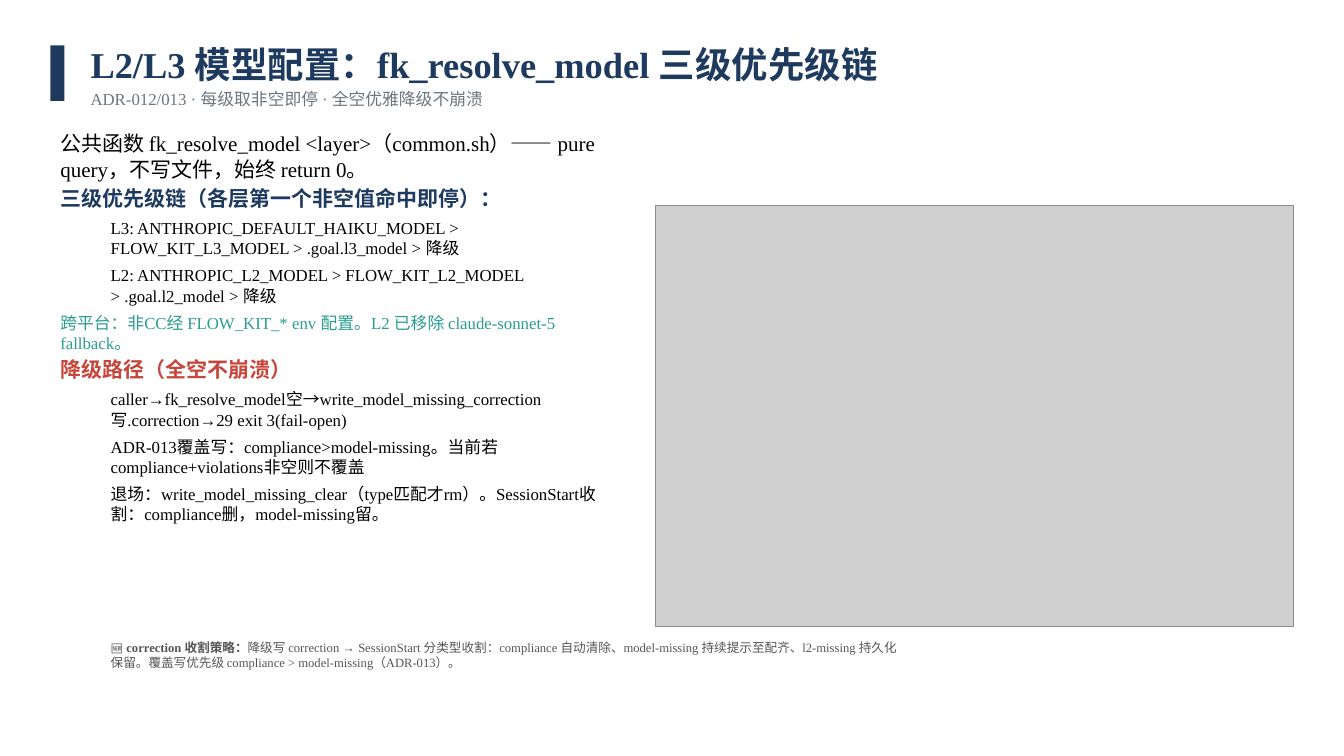
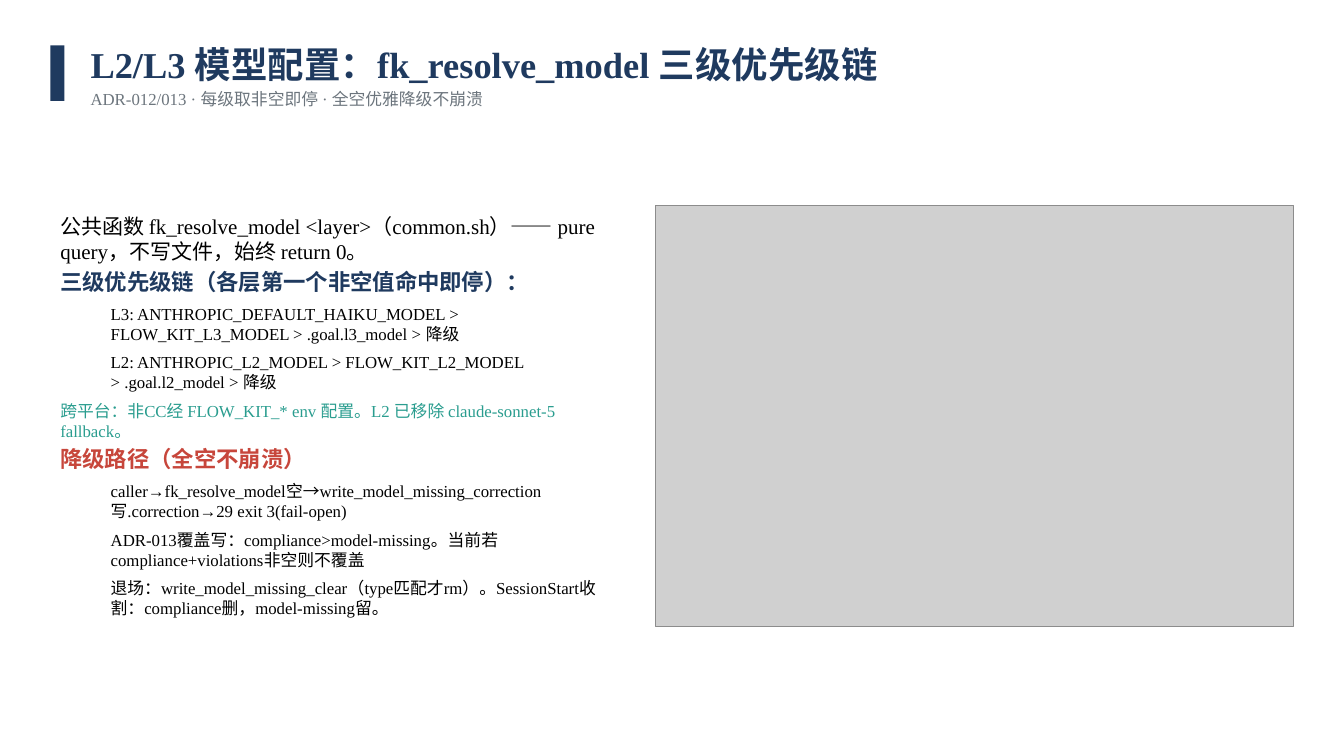
Before and after one commit to Hellrabb/flow-kit, a slide deck: slide 15 of flow-kit-技术设计.pptx. Drawn at 1344x756 pixels with LibreOffice and Linux fonts; fonts in the diff are those of the drawing; grey boxes stand for pictures. Boxes give left, top, right and bottom in pixels: in the first picture for what was removed or moved away, otherwise in the second. Text is boxed around its words. In the diff, an @@ line names an element or a change of style, - is before the commit and + after.

```diff
--- a/flow-kit-技术设计.pptx
+++ b/flow-kit-技术设计.pptx
@@ text "公共函数 fk_resolve_model <layer>（common.sh）—— pure query，不写文件，始 ..." at bbox=[60, 216, 596, 618]: vertical alignment top to middle @@
@@ text at bbox=[60, 271, 596, 618]: size 15 to 16 pt in "三级优先级链（各层第一个非空值命中即停）：", "降级路径（全空不崩溃）"; more space between paragraphs @@
@@ text removed at bbox=[111, 641, 897, 670] @@
-🆕 correction 收割策略：降级写 correction → SessionStart 分类型收割：compliance 自动清除、model-missing 持续提示至配齐、l2-missing 持久化保留。覆盖写优先级 compliance > model-missing（ADR-013）。
```
Also in this commit, not shown: 23 other slides changed.
